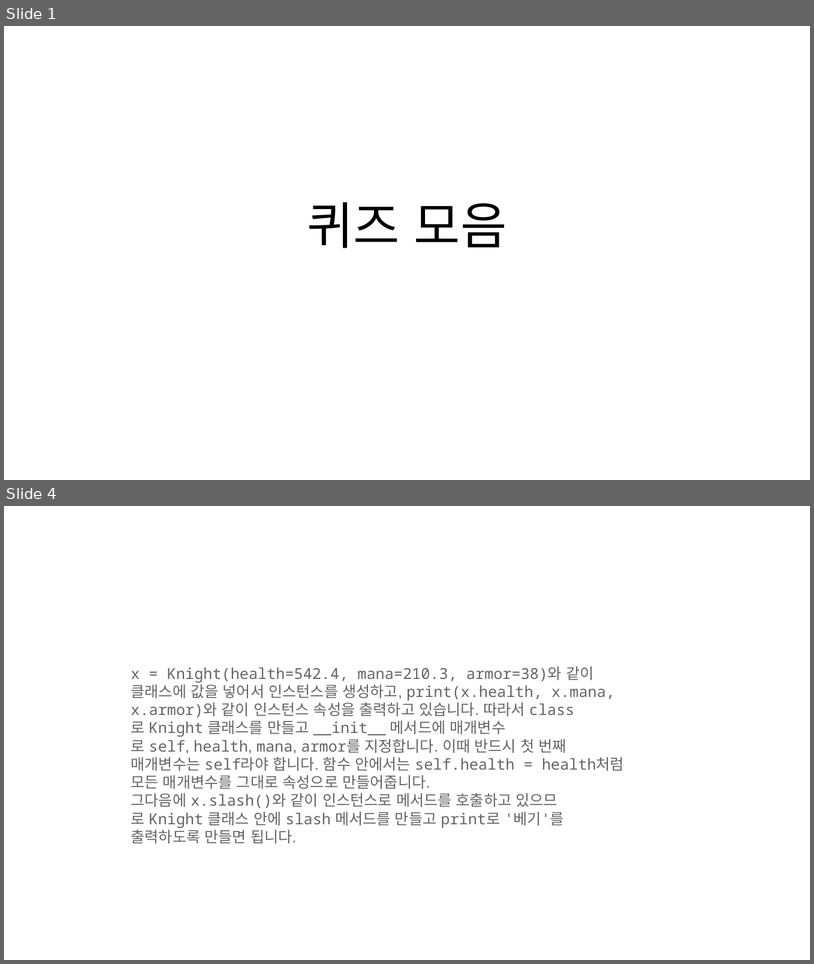
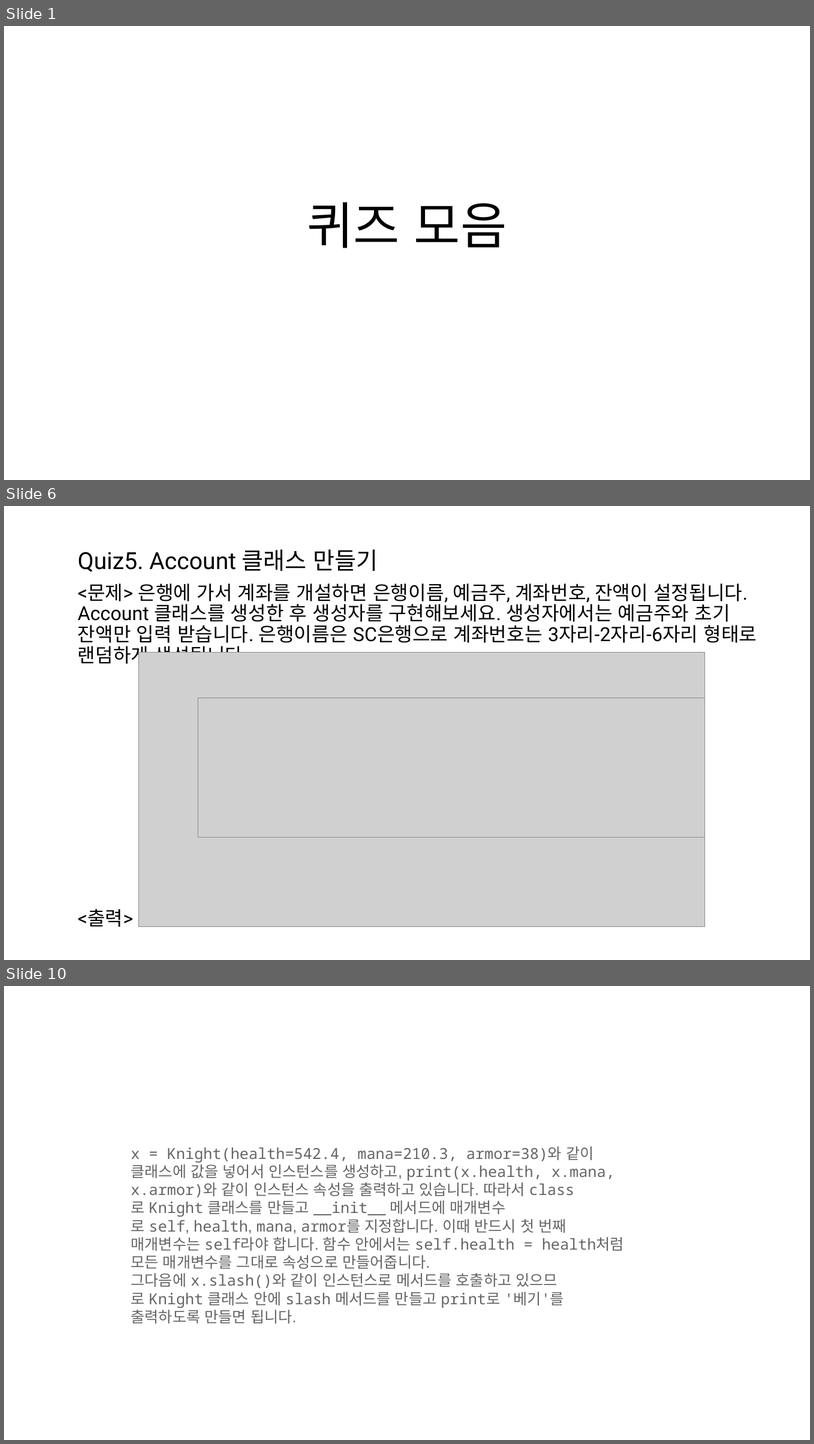
Before and after one commit to HongB1/2022-KHU-Bioinformatics-lab, a slide deck: Quiz.pptx. Shown one above the other, each under a label of ours: slides 1 and 4 before the commit, slides 1, 6 and 10 after it; the slides between them are not shown. The pictures are 814x964 and 814x1444 pixels, drawn with LibreOffice and Linux fonts; fonts in the diff are those of the drawing; grey boxes stand for pictures. Boxes give left, top, right and bottom in pixels: in the first picture for what was removed or moved away, otherwise in the second. Text is boxed around its words. In the diff, an @@ line names an element or a change of style, - is before the commit and + after.

```diff
--- a/Quiz.pptx
+++ b/Quiz.pptx
@@ slide 6 added at [4, 506, 810, 960], background #FFFFFF @@
@@ text added at [78, 549, 757, 927], 23 pt, text #000000 @@
+Quiz5. Account 클래스 만들기
+<문제> 은행에 가서 계좌를 개설하면 은행이름, 예금주, 계좌번호, 잔액이 설정됩니다. Account 클래스를 생성한 후 생성자를 구현해보세요. 생성자에서는 예금주와 초기 잔액만 입력 받습니다. 은행이름은 SC은행으로 계좌번호는 3자리-2자리-6자리 형태로 랜덤하게 생성됩니다.
+<출력>
@@ picture added at [139, 652, 705, 927] @@
@@ picture added at [198, 698, 705, 838] @@
@@ what was slide 4 is now slide 10 @@
```
Also in this commit, not shown: 2 slides changed, 5 other slides added, 8 other files.
